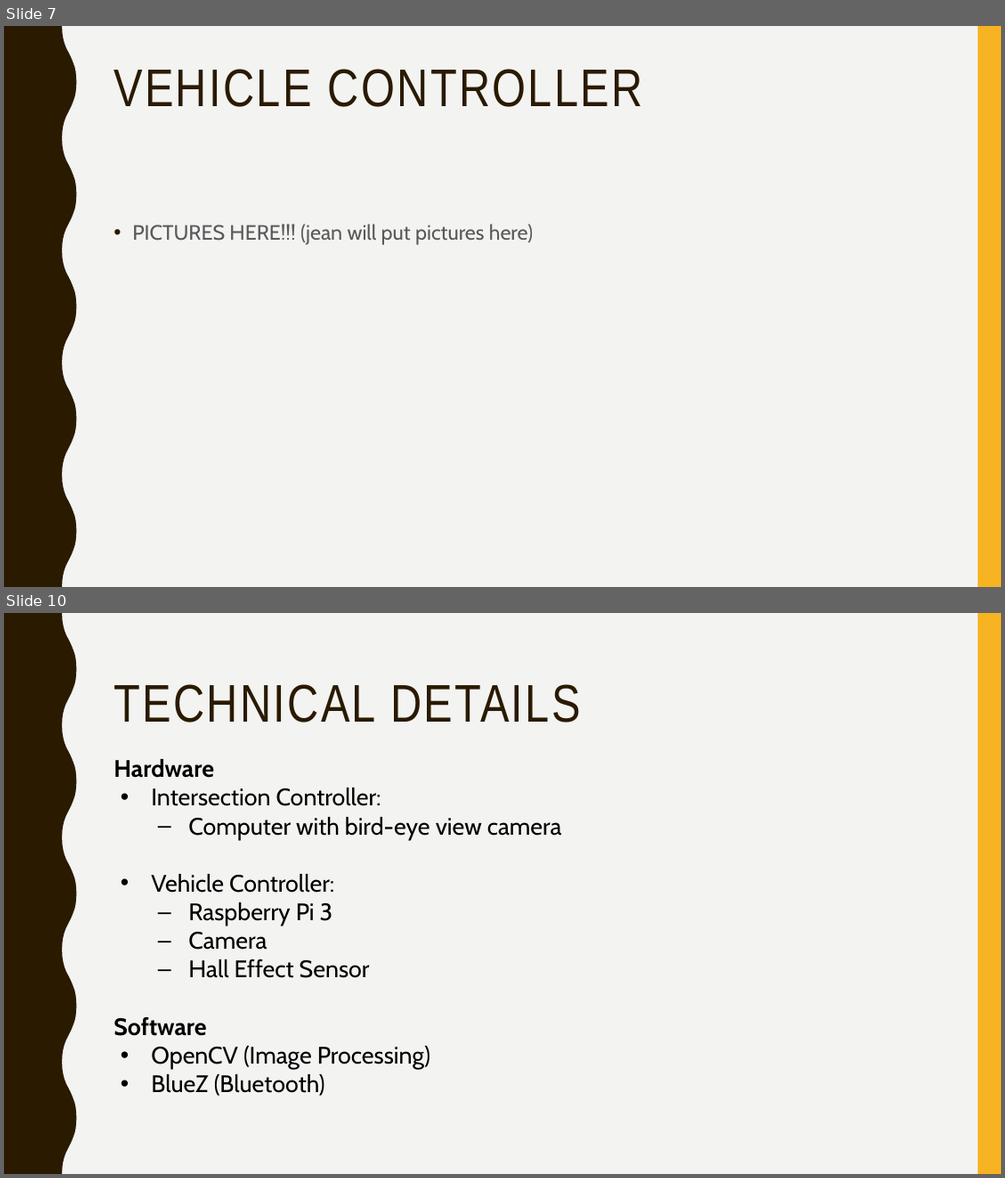
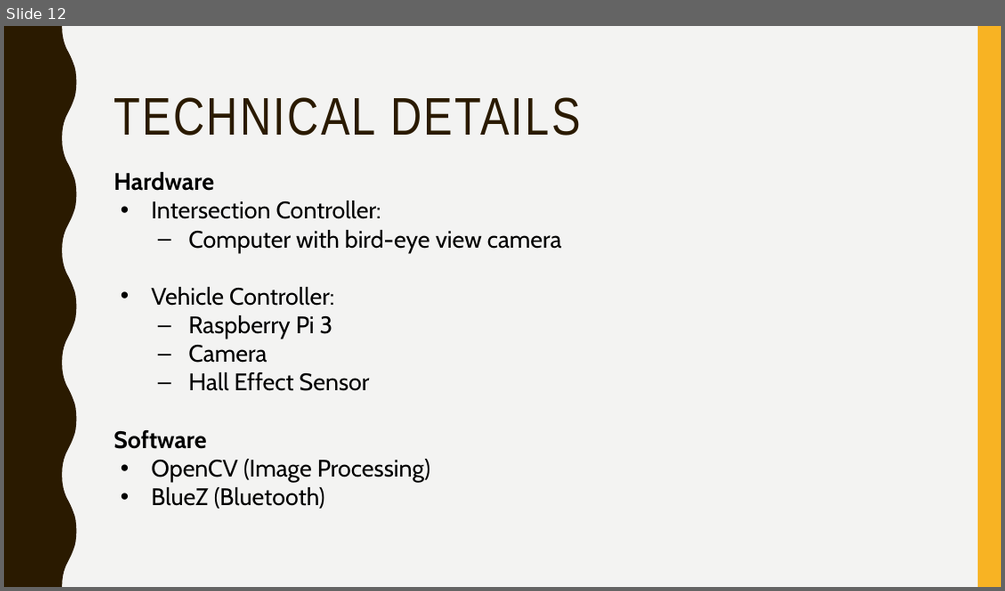
Before and after one commit to jean-lucas/vic, a slide deck: Presentation/Vehicle Intersection Control Presentation.pptx. Shown one above the other, each under a label of ours: slides 7 and 10 before the commit, slide 12 after it; the slides between them are not shown. The pictures are 1005x1178 and 1005x591 pixels, drawn with LibreOffice and Linux fonts; fonts in the diff are those of the drawing. Boxes give left, top, right and bottom in pixels: in the first picture for what was removed or moved away, otherwise in the second. Text is boxed around its words. In the diff, an @@ line names an element or a change of style, - is before the commit and + after.

```diff
--- a/Presentation/Vehicle Intersection Control Presentation.pptx
+++ b/Presentation/Vehicle Intersection Control Presentation.pptx
@@ slide 7 removed at (4,26,1001,587), background #F3F3F2; not listed: 2 template elements that a slide beside it also shows @@
@@ title removed at (113,69,643,107) @@
-VEHICLE CONTROLLER
@@ text removed at (132,224,533,245) @@
-• PICTURES HERE!!! (jean will put pictures here)
@@ what was slide 10 is now slide 12 @@
```
Also in this commit, not shown: 6 slides changed, 3 slides added, 1 other slide removed, 2 other files.
